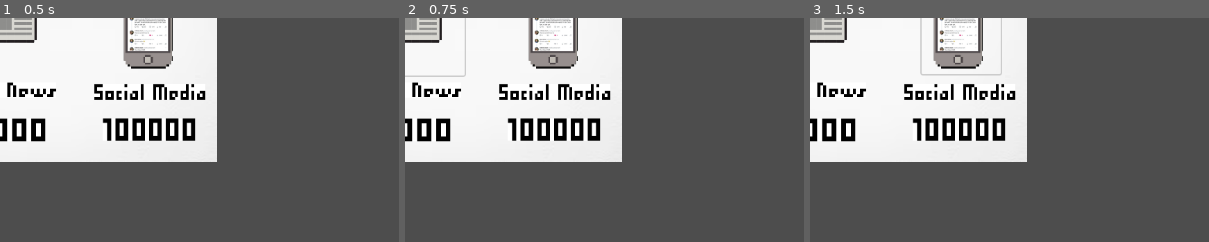
Above: before the commit, frames 1-3 (left to right).
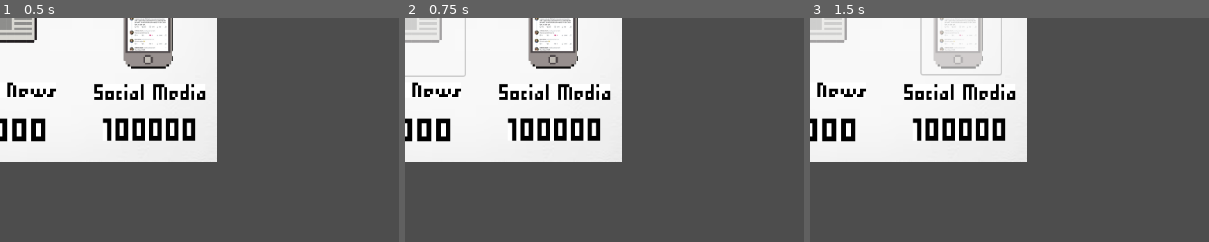
Above: after the commit, the same moments.

Repository: eliseokeefe/GameDevFinal
Game: Godot game, scene res://shop_gui.tscn
The game is run twice, just before and just after one commit, with the same random seed, the same clock (stepped at 60 frames per second) and the same inputs. This scene is started directly instead of the project's main scene.
Inputs (mouse positions are % of the whole screen's width and height, from its top left):
- Up to frame 1 (0.5 s): no input
- Up to frame 2 (0.75 s): click (0, 1) at 0.5 s
- Up to frame 3 (1.5 s): click (19, 0) at 1.25 s
The pictures show only the part of the screen within x 0-50%, y 0-50%; the shares and areas given below are measured in that part.

Frame 1 is identical in both runs. In frame 2, 0.7% of the frame differs, in the area x 0-10%, y 0-12%; in frame 3, 2.2%, in the area x 0-44%, y 0-23%.

Commit message:
Updated script for shop

Diff:
--- a/shop_gui.gd
+++ b/shop_gui.gd
@@ -12,12 +12,13 @@
 
 
 func _on_megaphone_button_pressed():
-	pass # Replace with function body.
+	$MegaphoneButton.disabled = true
+
 
 
 func _on_newspaper_button_pressed():
-	pass # Replace with function body.
+	$NewspaperButton.disabled = true
 
 
 func _on_phone_button_pressed():
-	pass # Replace with function body.
+	$PhoneButton.disabled = true
